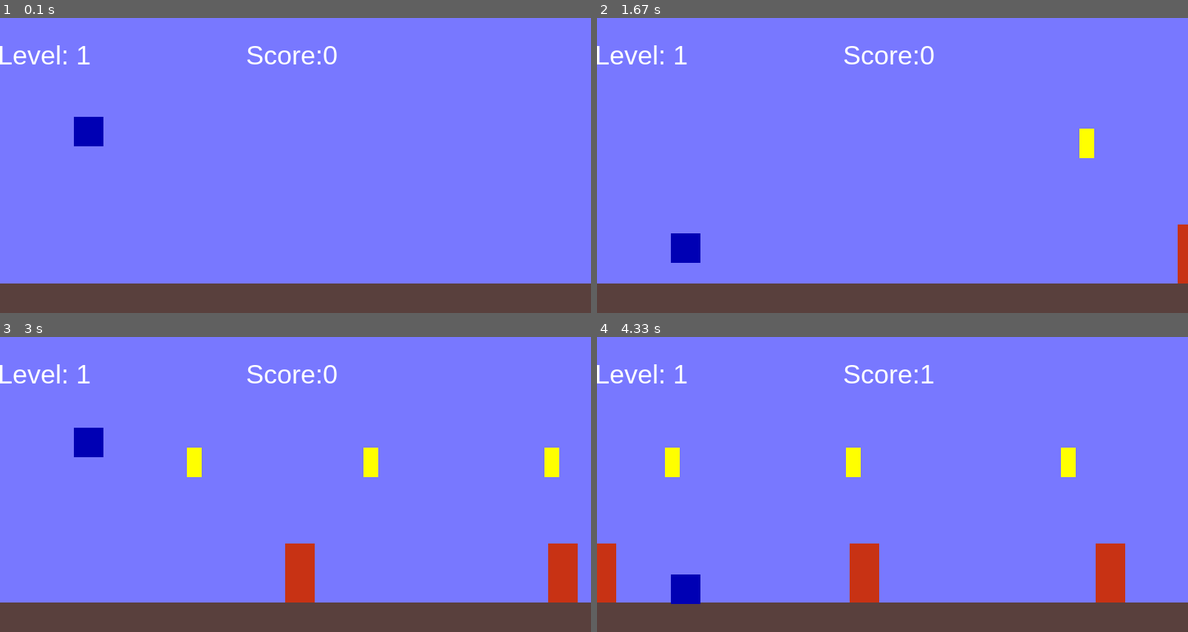
Above: before the commit, frames 1-4 (two rows, left to right).
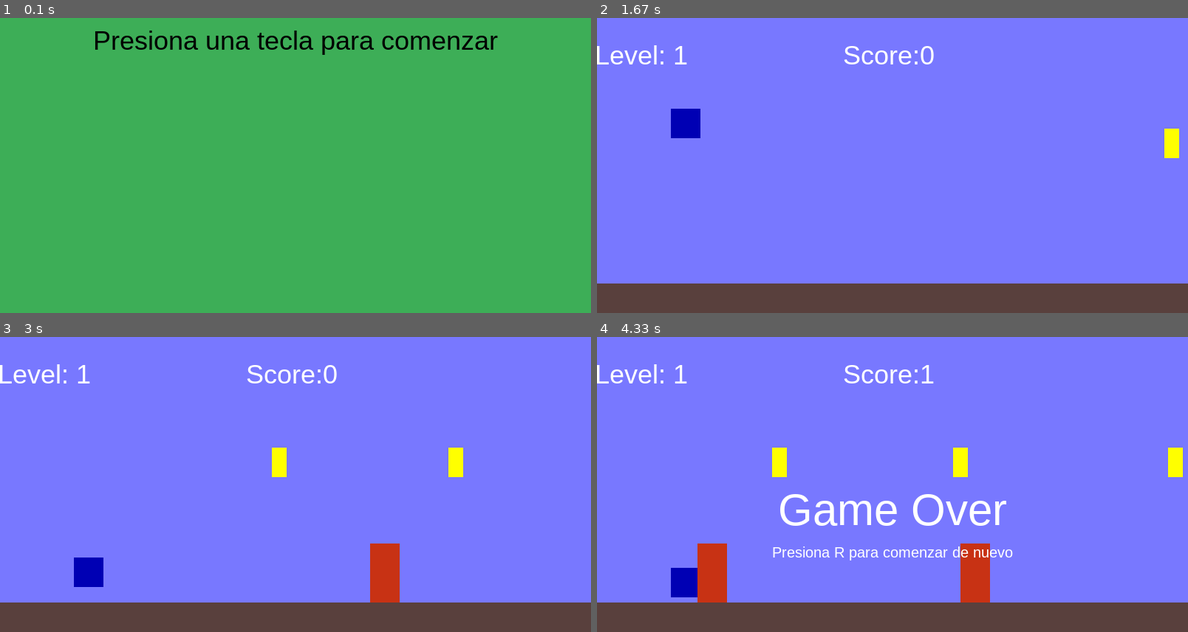
Above: after the commit, the same moments.

Repository: rquispeq/juego_pygame
Game: pygame game, started from main.py
Same seed, same stepped clock (60 frames per second), same inputs: the game is played once before the commit and once after it.
Inputs:
- Up to frame 1 (0.1 s): no input
- Up to frame 2 (1.67 s): tap Space at 0.33, 0.67, 1.07, 1.37 s
- Up to frame 3 (3 s): tap Space at 1.9, 2.2, 2.4, 2.7, 2.97 s
- Up to frame 4 (4.33 s): tap Space at 3.3, 3.6, 3.73 s

The runs differ from the first frame. In frame 1, 100% of the frame differs, in the area x 0-100%, y 0-100%; in frame 2, 1.8%; in frame 3, 5.2%; in frame 4, 8.1%.

Commit message:
Menu del juego
Se cubre todo con un fondo verde y se crea una funcion de eventos
exclusivo para escuchar las acciones en esta fase.

Diff:
--- a/game/config.py
+++ b/game/config.py
@@ -10,6 +10,8 @@
 RED = (200,50,20)
 YELLOW = (255,255,0)
 WHITE = (255,255,255)
+GREEN_LIGHT = (61,174,87)
+BLACK = (0,0,0)
 
 PLAYER_GRAVE = 1.2
 
--- a/game/game.py
+++ b/game/game.py
@@ -24,6 +24,7 @@
         self.running = True
 
     def start(self):
+        self.menu()
         self.new()
 
     def new(self):
@@ -164,3 +165,25 @@
         rect = text.get_rect()
         rect.midtop = (pos_x,pos_y)
         self.surface.blit(text,rect)
+
+    def menu(self):
+        self.surface.fill(GREEN_LIGHT)
+        self.display_text('Presiona una tecla para comenzar',36,BLACK,WIDTH//2,10)
+        pygame.display.flip()
+        self.wait()
+
+    def wait(self):
+        wait = True
+        while wait:
+            self.clock.tick(FPS)
+
+            for event in pygame.event.get():
+
+                if event.type == pygame.QUIT:
+                    wait = False
+                    self.runing = False
+                    pygame.quit()
+                    sys.exit()
+
+                if event.type == pygame.KEYUP:
+                    wait = False
